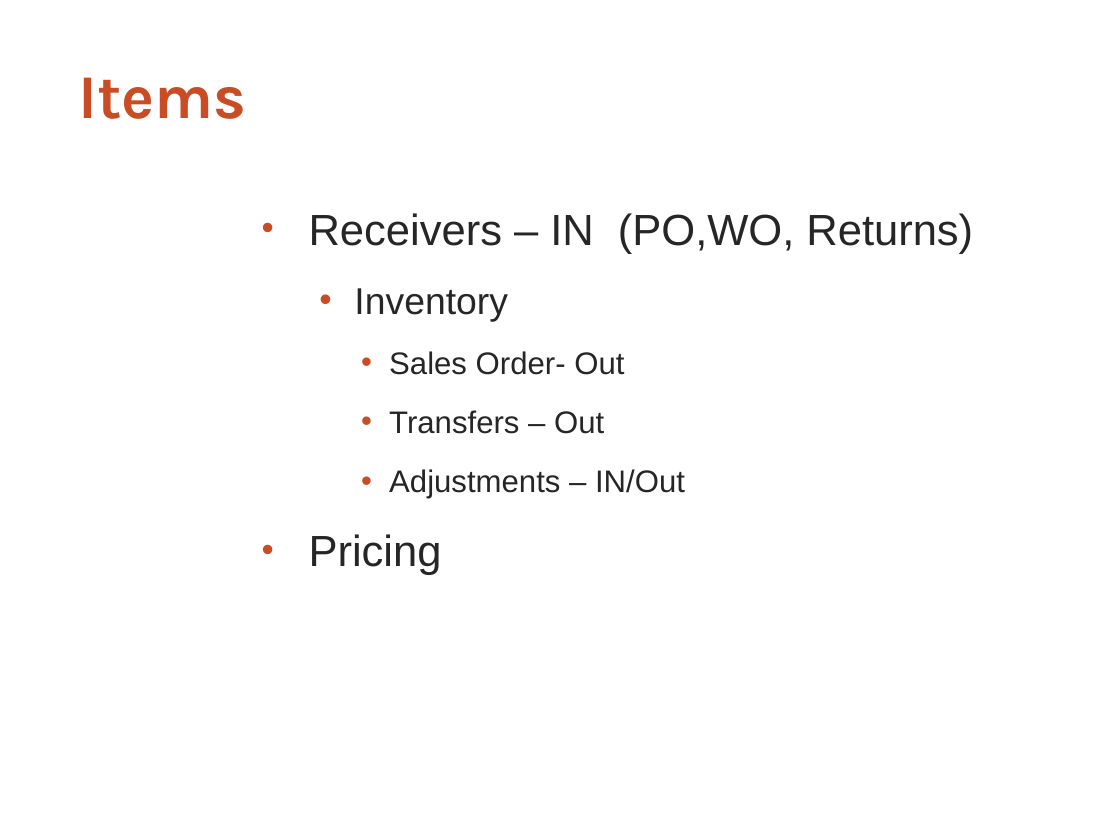
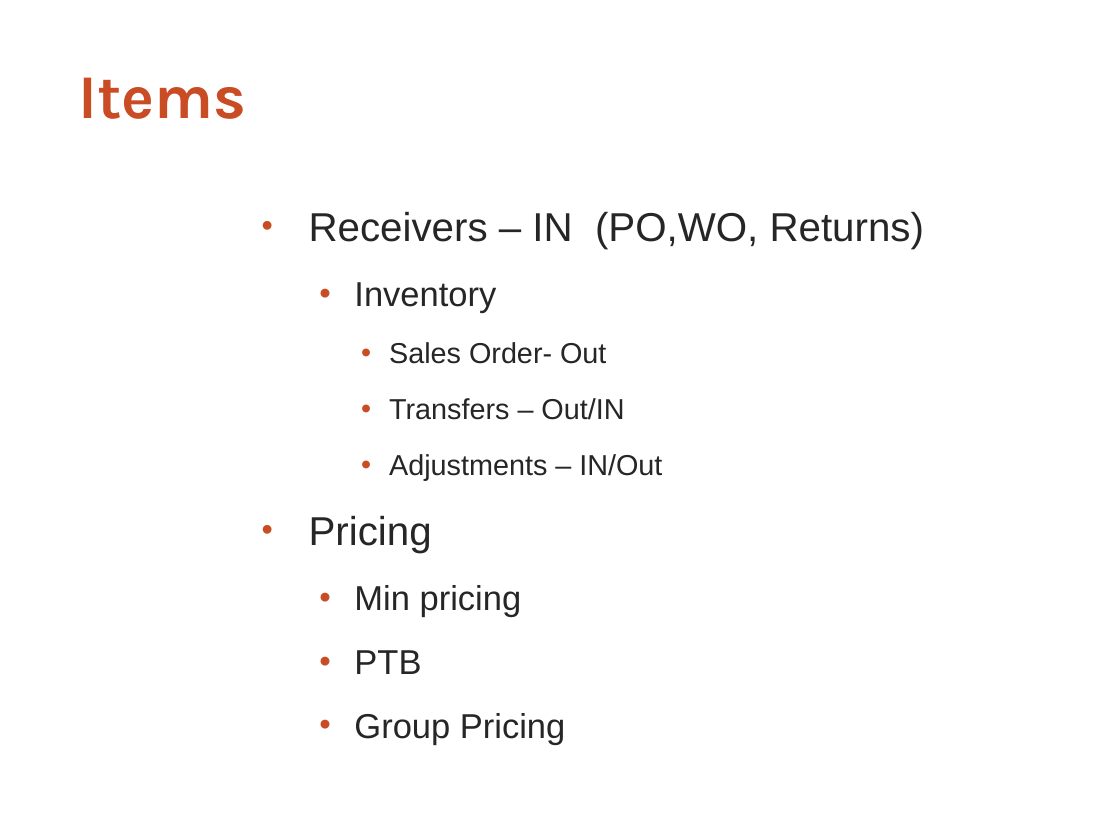
Before and after one commit to dvillavisanis/OfficeRX, a slide deck: slide 7 of Documents/Training/Office RX Training 1.pptx. Drawn at 1120x840 pixels with LibreOffice and Linux fonts; fonts in the diff are those of the drawing; background and template pictures are left out. Boxes give left, top, right and bottom in pixels: in the first picture for what was removed or moved away, otherwise in the second. Text is boxed around its words. In the diff, an @@ line names an element or a change of style, - is before the commit and + after.

```diff
--- a/Documents/Training/Office RX Training 1.pptx
+++ b/Documents/Training/Office RX Training 1.pptx
@@ text at (309, 211, 924, 553): size 28 to 25.9 pt in "Receivers – IN (PO,WO, Returns)", "Pricing"; size 24 to 22.2 pt in "Inventory"; size 20 to 18.5 pt in "Sales Order- Out", "Adjustments – IN/Out" @@
@@ text at (389, 398, 624, 420): text changed; size 20 to 18.5 pt @@
-    • Transfers – Out
+    • Transfers – Out/IN
@@ text at (354, 585, 565, 745): paragraphs added @@
+  • Min pricing
+  • PTB
+  • Group Pricing
```
Also in this commit, not shown: 1 other slide changed, 14 other files.
